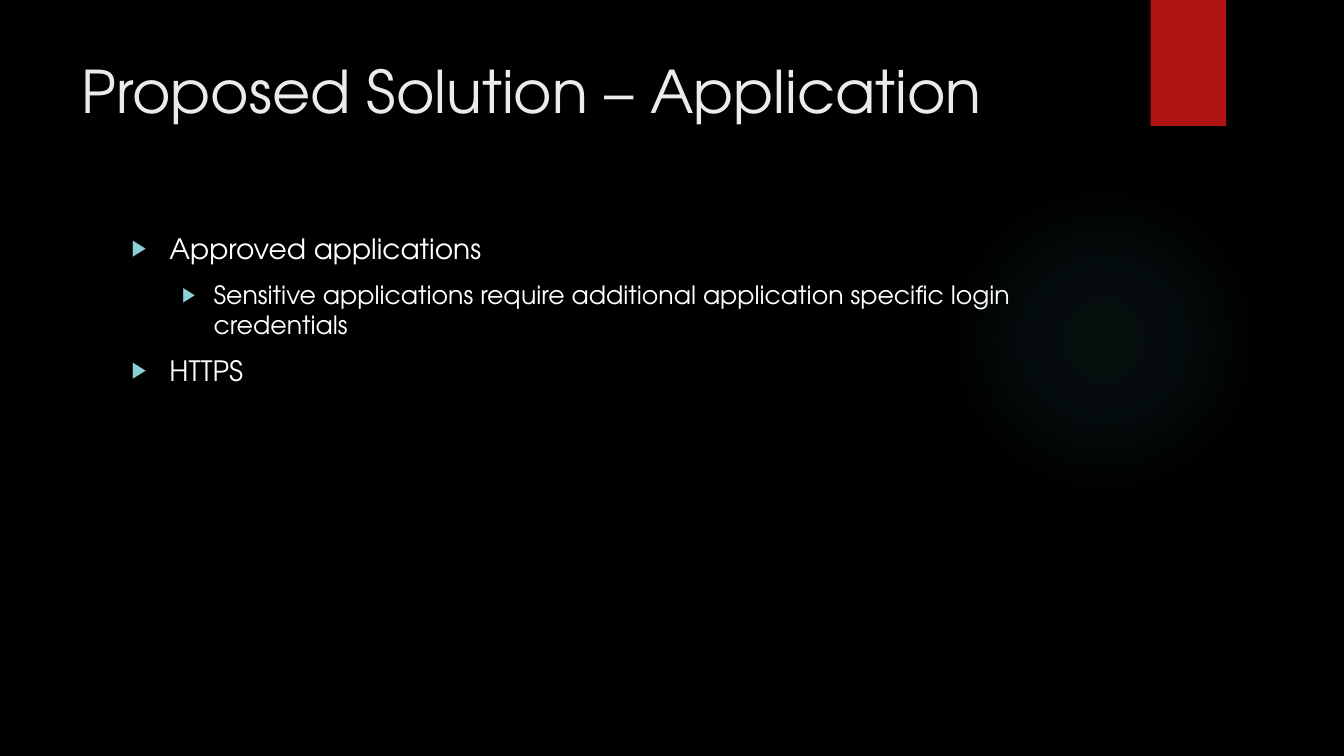
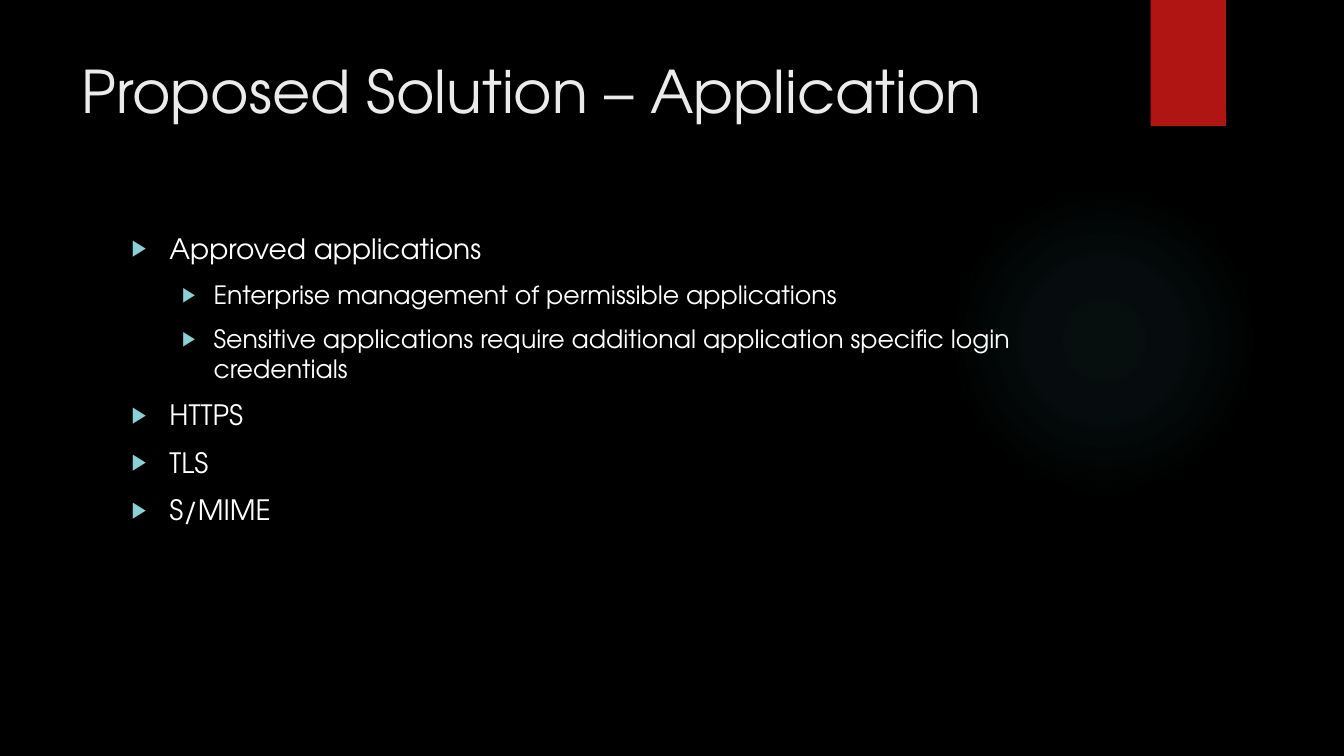
Before and after one commit to Polo08816/COSC734, a slide deck: slide 9 of Project/KevinKuo - Project Presentation.pptx. Drawn at 1344x756 pixels with LibreOffice and Linux fonts; fonts in the diff are those of the drawing; background and template pictures are left out. Boxes give left, top, right and bottom in pixels: in the first picture for what was removed or moved away, otherwise in the second. Text is boxed around its words. In the diff, an @@ line names an element or a change of style, - is before the commit and + after.

```diff
--- a/Project/KevinKuo - Project Presentation.pptx
+++ b/Project/KevinKuo - Project Presentation.pptx
@@ text at (214, 285, 836, 310): paragraph added @@
+  ▶ Enterprise management of permissible applications
@@ text at (169, 452, 270, 525): paragraphs added @@
+▶ TLS
+▶ S/MIME
```
Also in this commit, not shown: 3 slides added, 1 slide removed, 1 other file.
